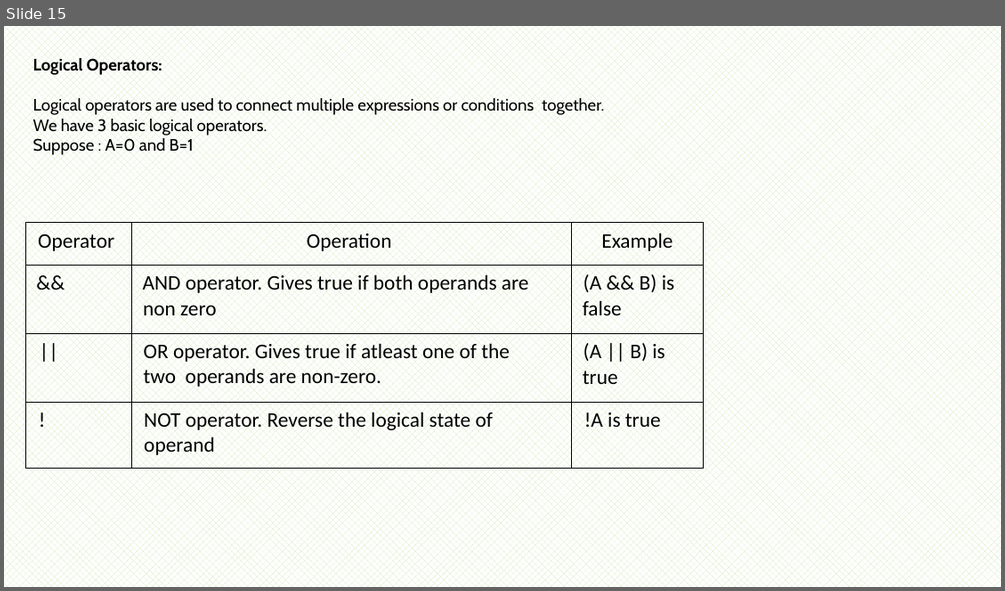
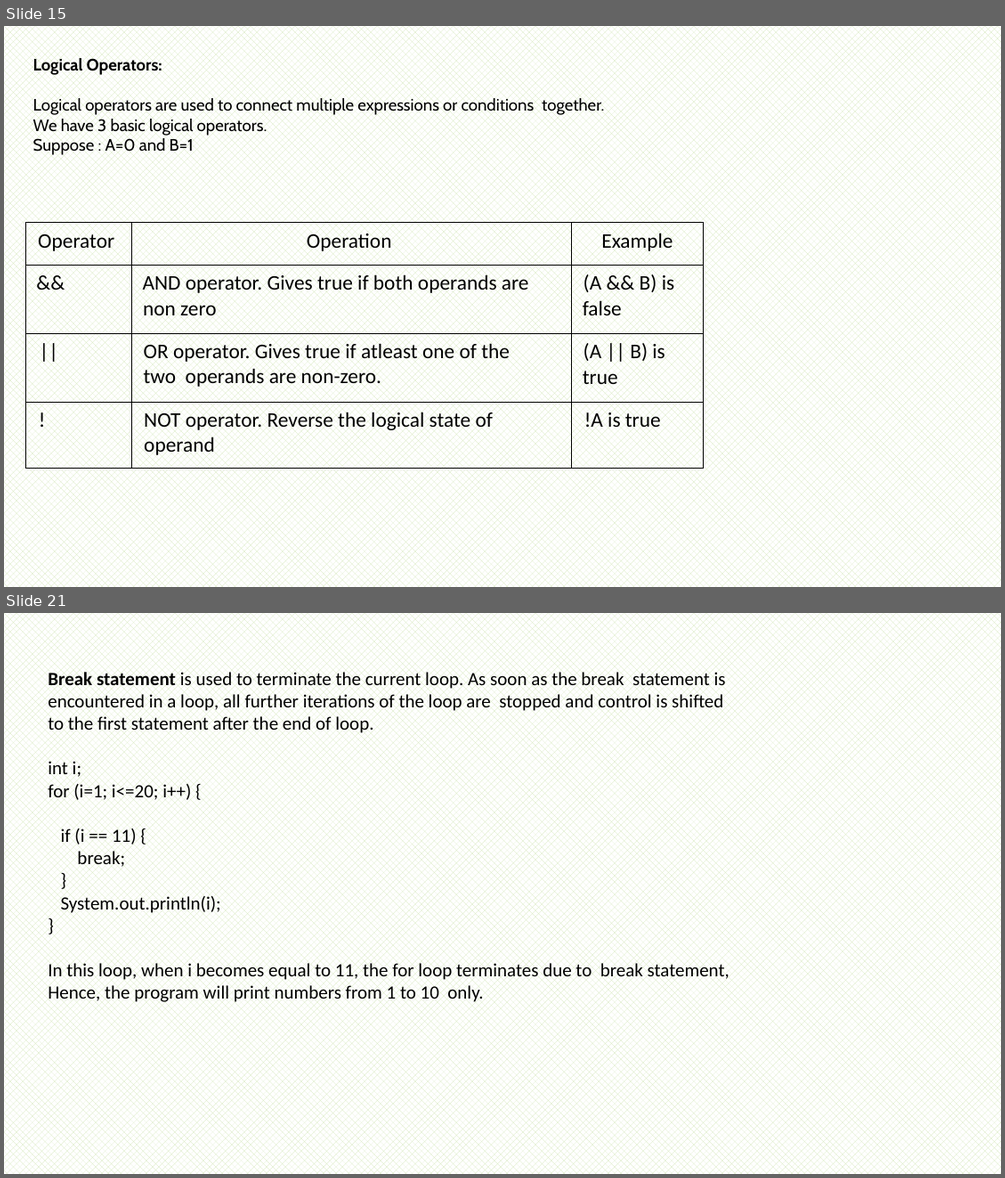
Before and after one commit to Syed00711/java_files, a slide deck: Java_basic_microcare.pptx. Shown one above the other, each under a label of ours: slide 15 before the commit, slides 15 and 21 after it; the slides between them are not shown. The pictures are 1005x591 and 1005x1178 pixels, drawn with LibreOffice and Linux fonts; fonts in the diff are those of the drawing. Boxes give left, top, right and bottom in pixels: in the first picture for what was removed or moved away, otherwise in the second. Text is boxed around its words. In the diff, an @@ line names an element or a change of style, - is before the commit and + after.

```diff
--- a/Java_basic_microcare.pptx
+++ b/Java_basic_microcare.pptx
@@ slide 21 added at (4,613,1001,1174), background pattern #D1E6B5 on #FFFFFF @@
@@ text added at (48,672,729,1002), 18 pt, text #000000 @@
+Break statement is used to terminate the current loop. As soon as the break statement is encountered in a loop, all further iterations of the loop are stopped and control is shifted to the first statement after the end of loop.
+int i;
+for (i=1; i<=20; i++) {
+if (i == 11) {
+break;
+}
+System.out.println(i);
+}
+In this loop, when i becomes equal to 11, the for loop terminates due to break statement, Hence, the program will print numbers from 1 to 10 only.
```
Also in this commit, not shown: 9 other slides added.
